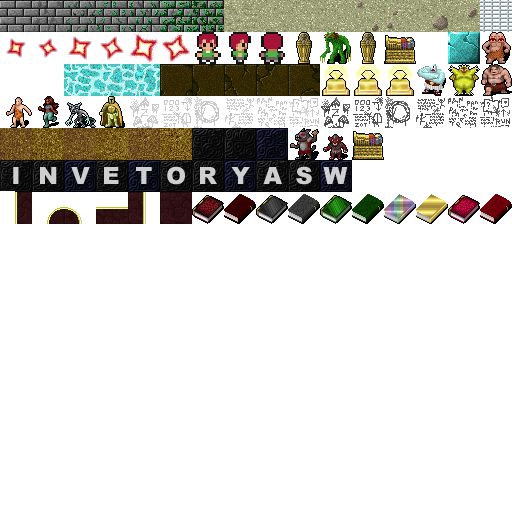
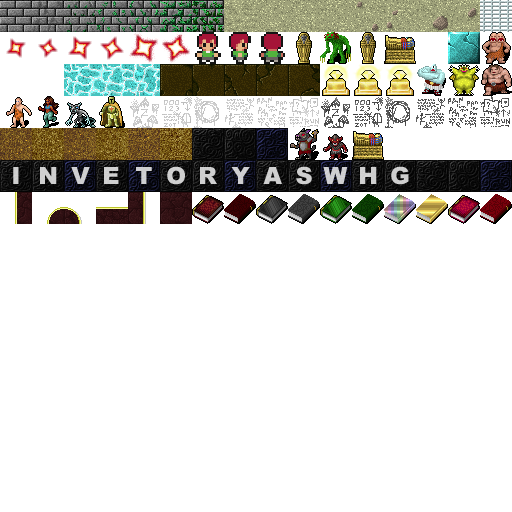
Two versions of the same layered image (512 x 512). Layer-by-layer changes:
painted on "Layer 4" over (0, 160, 512, 192)
removed layer "Layer 3" over (0, 160, 512, 192)
